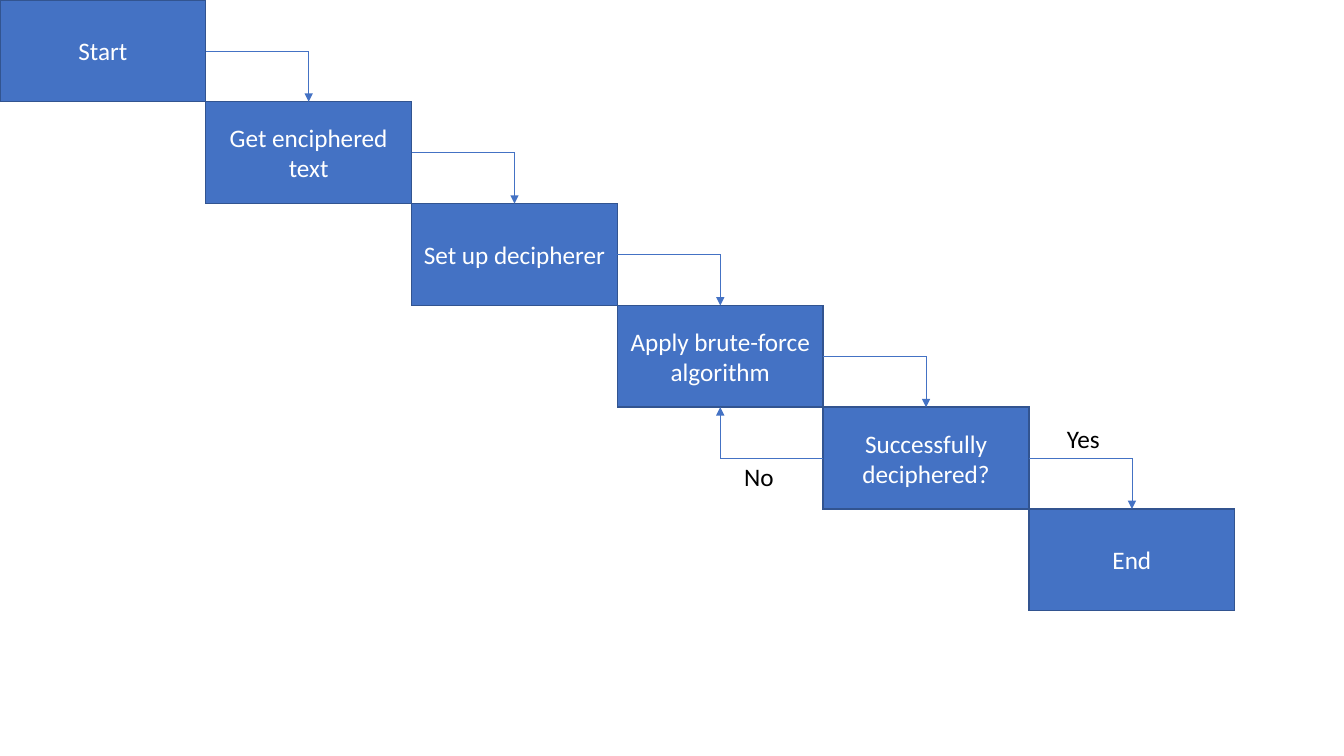
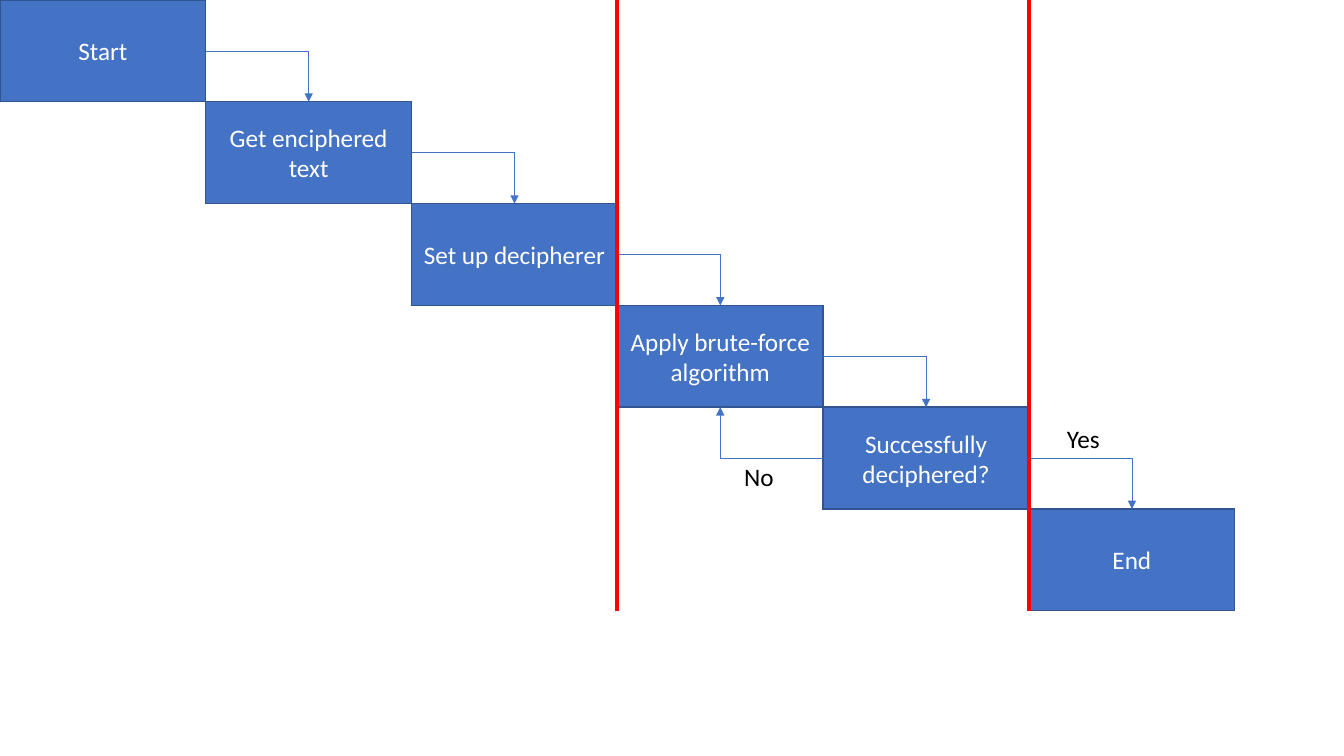
Before and after one commit to HarrisonJM/ParallelComputing, a slide deck: slide 1 of coursework/Sketches.pptx. Drawn at 1344x756 pixels with LibreOffice and Linux fonts; fonts in the diff are those of the drawing. Boxes give left, top, right and bottom in pixels: in the first picture for what was removed or moved away, otherwise in the second. Text is boxed around its words. In the diff, an @@ line names an element or a change of style, - is before the commit and + after.

```diff
--- a/coursework/Sketches.pptx
+++ b/coursework/Sketches.pptx
@@ line added from (617, 611) to (617, 0), #FF0000 3 pt @@
@@ line added from (1029, 611) to (1029, 0), #FF0000 3 pt @@
```
Also in this commit, not shown: 1 slide added, 1 slide removed, 1 other file.
